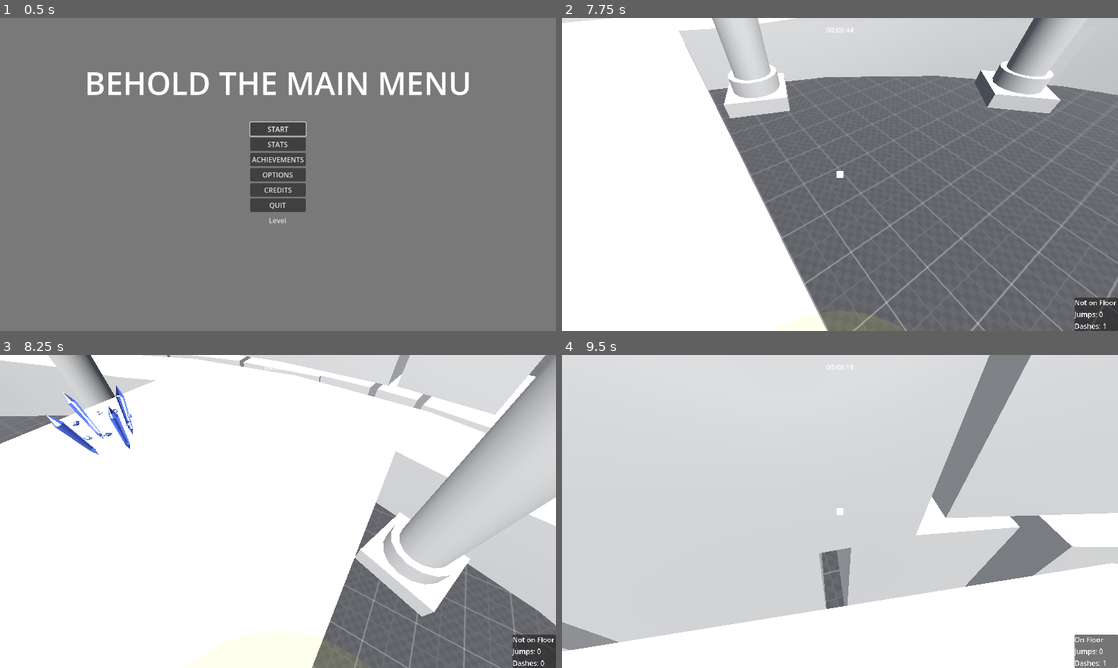
Above: before the commit, frames 1-4 (two rows, left to right).
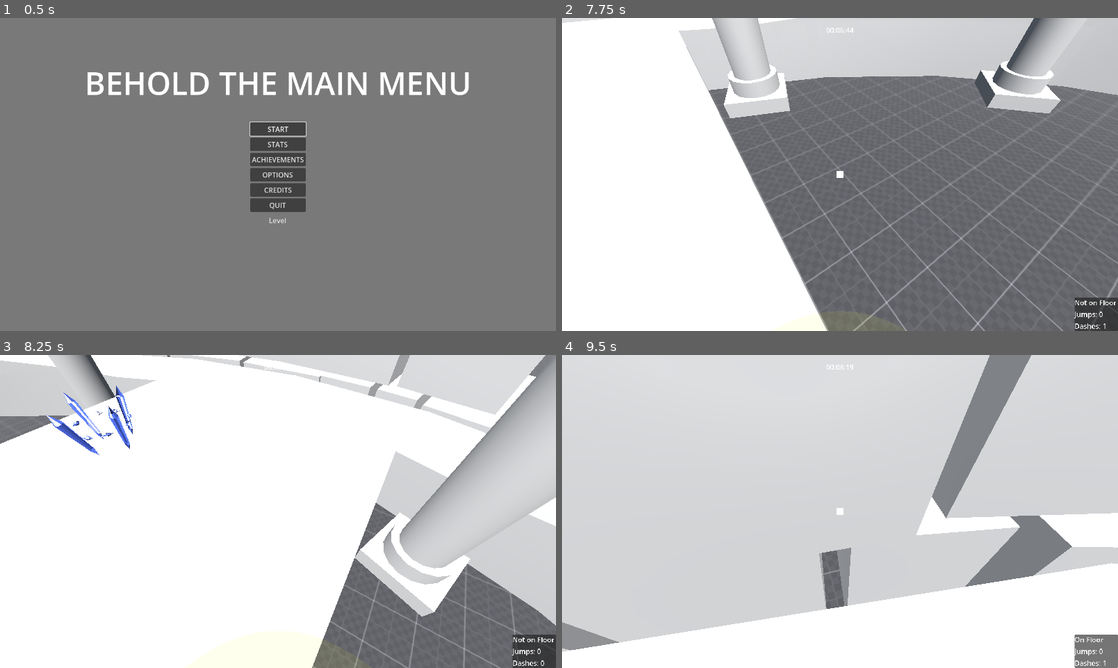
Above: after the commit, the same moments.

Repository: lucasrumney94/GodotGoneWild
Game: Godot game, scene res://Main/main_menu.tscn
Same seed, same stepped clock (60 frames per second), same inputs: the game is played once before the commit and once after it. The engine's default icon, where the game draws it, is replaced by a stand-in: a white triangle on a blue panel in a dark square. A sky picture missing from this copy of the repository is replaced by a grey-blue gradient.
Inputs (mouse positions are in pixels of both pictures, inside the frame that each line leads up to):
- Up to frame 1 (0.5 s): no input
- Up to frame 2 (7.75 s): click "START" at 0.5 s; tap Enter at 1.25 s; move the mouse to (867, 174) at 1.27 s; hold W (move_forward) 1.28-6.53 s; click (867, 174) at 1.35 s; tap Space (jump) at 1.52, 2.27, 3.77, 4.52, 5.27, 6.77, 7.52 s; move the mouse to (812, 174) at 2.02 s; right-click (812, 174) at 2.1 s; move the mouse to (851, 168) at 2.77 s; click (851, 168) at 2.85 s; move the mouse to (834, 180) at 3.52 s; right-click (834, 180) at 3.6 s; move the mouse to (878, 177) at 4.27 s; click (878, 177) at 4.35 s; move the mouse to (795, 171) at 5.02 s; right-click (795, 171) at 5.1 s; move the mouse to (845, 174) at 5.77 s; click (845, 174) at 5.85 s; move the mouse to (817, 168) at 6.52 s; hold D (move_right) 6.53-7.28 s; right-click (817, 168) at 6.6 s; move the mouse to (867, 174) at 7.27 s; hold W (move_forward) from 7.28 s (still down); click (867, 174) at 7.35 s
- Up to frame 3 (8.25 s): keep holding W (move_forward); move the mouse to (250, 511) at 8.02 s; right-click (250, 511) at 8.1 s
- Up to frame 4 (9.5 s): keep holding W (move_forward); tap Space (jump) at 8.27 s; move the mouse to (851, 505) at 8.77 s; click (851, 505) at 8.85 s

Frame 1 is identical in both runs. In frame 2, less than 0.1% of the frame differs, in the area x 2-97%, y 0-84%; in frame 3, less than 0.1%; in frame 4, 0.1%, in the area x 0-100%, y 0-95%.

Commit message:
Update to Stage 1
Added a mobile enemy path. Isn't working quite right though...

Diff:
--- a/godot-wild-tower/Main/Stages/stage_1.tscn
+++ b/godot-wild-tower/Main/Stages/stage_1.tscn
@@ -37,6 +37,40 @@
 [node name="Player" parent="." instance=ExtResource("4_dpxqh")]
 transform = Transform3D(1, 0, 0, 0, 1, 0, 0, 0, 1, 0, 0, 30)
 
+[node name="TowerMesh" type="MeshInstance3D" parent="."]
+transform = Transform3D(3, 0, 0, 0, 3, 0, 0, 0, 3, 0, 0, 28.7709)
+mesh = ExtResource("7_506fq")
+
+[node name="Enemies" type="Node3D" parent="."]
+
+[node name="BasicEnemy" parent="Enemies" instance=ExtResource("9_ixssy")]
+
+[node name="BasicEnemy2" parent="Enemies" instance=ExtResource("9_ixssy")]
+transform = Transform3D(1, 0, 0, 0, 1, 0, 0, 0, 1, 0, 2, -17)
+
+[node name="BasicEnemy3" parent="Enemies" instance=ExtResource("9_ixssy")]
+transform = Transform3D(1, 0, 0, 0, 1, 0, 0, 0, 1, 23, 8, 2.5)
+
+[node name="BasicEnemy4" parent="Enemies" instance=ExtResource("9_ixssy")]
+transform = Transform3D(1, 0, 0, 0, 1, 0, 0, 0, 1, 0, 10, 2)
+
+[node name="MobileEnemy" parent="Enemies" node_paths=PackedStringArray("path_points") instance=ExtResource("9_tiv3e")]
+transform = Transform3D(-1, 0, -8.74228e-08, 0, 1, 0, 8.74228e-08, 0, -1, 0, 12, 15)
+path_points = [NodePath("../../MobilePath1/Point1"), NodePath("../../MobilePath1/Point2"), NodePath("../../MobilePath1/Point3")]
+loop_path = true
+
+[node name="MobilePath1" type="Node3D" parent="."]
+transform = Transform3D(-1, 0, -8.74228e-08, 0, 1, 0, 8.74228e-08, 0, -1, 0, 12, 15)
+
+[node name="Point1" type="Node3D" parent="MobilePath1"]
+transform = Transform3D(1, 0, 0, 0, 1, 0, 0, 0, 1, 7, 0, 3)
+
+[node name="Point2" type="Node3D" parent="MobilePath1"]
+transform = Transform3D(1, 0, 0, 0, 1, 0, 0, 0, 1, 0, 0, 7)
+
+[node name="Point3" type="Node3D" parent="MobilePath1"]
+transform = Transform3D(1, 0, 0, 0, 1, 0, 0, 0, 1, -7, 0, 3)
+
 [node name="Floor" type="CSGBox3D" parent="."]
 transform = Transform3D(2, 0, 0, 0, 2, 0, 0, 0, 2, 0, -0.5, 0)
 material_override = ExtResource("5_vivna")
@@ -44,24 +78,20 @@
 size = Vector3(50, 0.5, 50)
 material = ExtResource("6_t6ra6")
 
-[node name="TowerMesh" type="MeshInstance3D" parent="."]
-transform = Transform3D(3, 0, 0, 0, 3, 0, 0, 0, 3, 0, 0, 28.7709)
-mesh = ExtResource("7_506fq")
-
 [node name="Stairs" type="CSGCombiner3D" parent="."]
 use_collision = true
 
 [node name="Mesh" type="CSGCylinder3D" parent="Stairs"]
-transform = Transform3D(1, 0, 0, 0, 1, 0, 0, 0, 1, 0, 5, 0)
+transform = Transform3D(1, 0, 0, 0, 1, 0, 0, 0, 1, 0, 5.5, 0)
 radius = 25.0
-height = 10.0
+height = 11.0
 sides = 28
 
 [node name="CentralCut" type="CSGCylinder3D" parent="Stairs"]
-transform = Transform3D(1, 0, 0, 0, 1, 0, 0, 0, 1, 0, 5, 0)
+transform = Transform3D(1, 0, 0, 0, 1, 0, 0, 0, 1, 0, 5.5, 0)
 operation = 2
 radius = 22.0
-height = 10.0
+height = 11.0
 sides = 28
 
 [node name="RampCut" type="CSGBox3D" parent="Stairs"]
@@ -112,22 +142,6 @@
 operation = 2
 size = Vector3(50, 2, 40)
 
-[node name="Enemies" type="Node3D" parent="."]
-
-[node name="BasicEnemy" parent="Enemies" instance=ExtResource("9_ixssy")]
-
-[node name="BasicEnemy2" parent="Enemies" instance=ExtResource("9_ixssy")]
-transform = Transform3D(1, 0, 0, 0, 1, 0, 0, 0, 1, 0, 2, -17)
-
-[node name="BasicEnemy3" parent="Enemies" instance=ExtResource("9_ixssy")]
-transform = Transform3D(1, 0, 0, 0, 1, 0, 0, 0, 1, 23, 8, 2.5)
-
-[node name="BasicEnemy4" parent="Enemies" instance=ExtResource("9_ixssy")]
-transform = Transform3D(1, 0, 0, 0, 1, 0, 0, 0, 1, 0, 10, 3)
-
-[node name="MobileEnemy" parent="Enemies" instance=ExtResource("9_tiv3e")]
-transform = Transform3D(-1, 0, -8.74228e-08, 0, 1, 0, 8.74228e-08, 0, -1, 0, 12, 16)
-
 [node name="Columns" type="Node3D" parent="."]
 
 [node name="Column1" parent="Columns" instance=ExtResource("8_j6044")]
@@ -189,7 +203,7 @@
 use_collision = true
 
 [node name="CSGCylinder3D" type="CSGCylinder3D" parent="2ndFloor"]
-transform = Transform3D(1, 0, 0, 0, 1, 0, 0, 0, 1, 0, 10.5, 19)
-radius = 5.0
+transform = Transform3D(1, 0, 0, 0, 1, 0, 0, 0, 1, 0, 10.5, 21)
+radius = 7.0
 height = 1.0
 sides = 16
